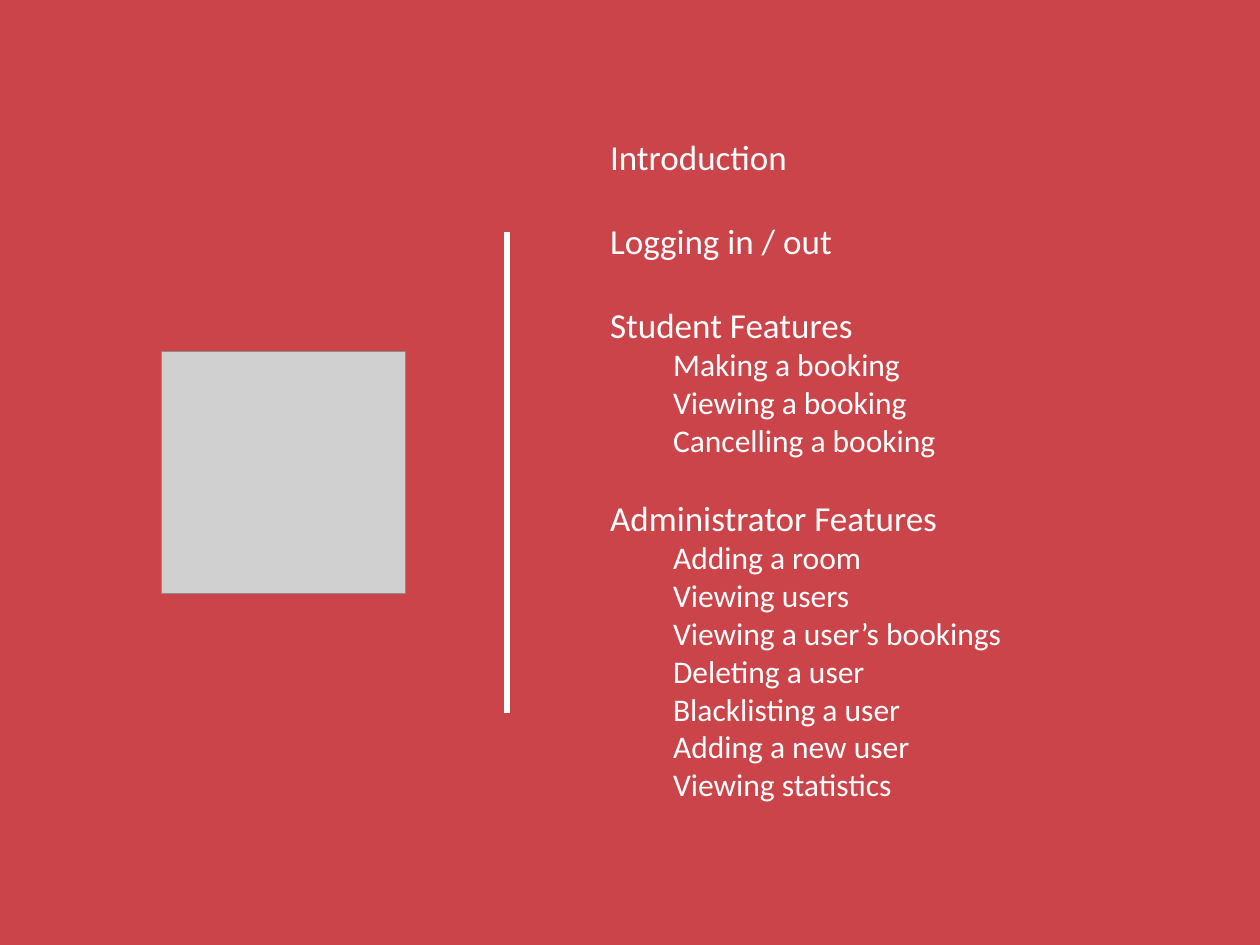
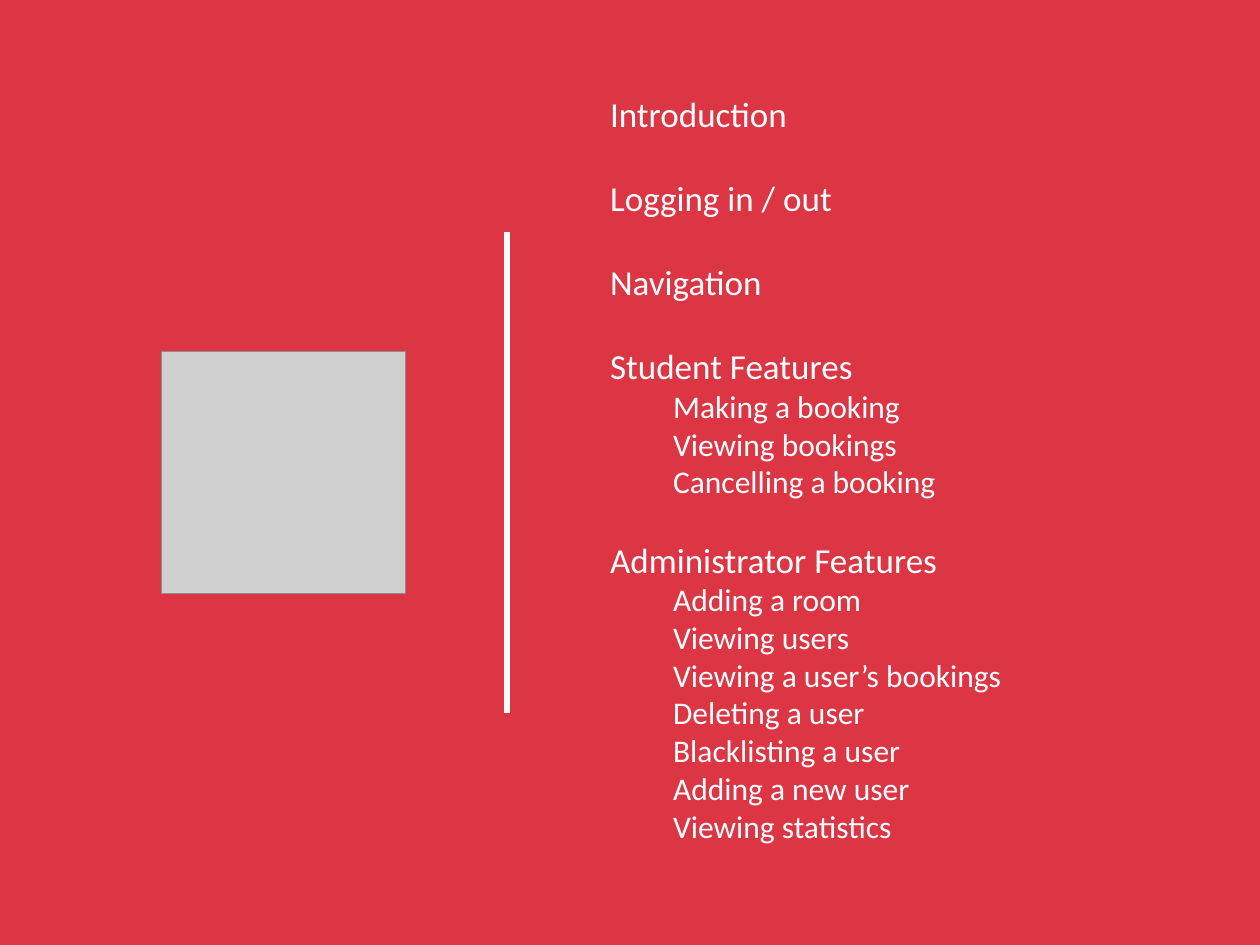
Before and after one commit to ah16165/University-Study-Space-Booking-App, a slide deck: slide 2 of Not_Main_Application/UserManual.pptx. Drawn at 1260x945 pixels with LibreOffice and Linux fonts; fonts in the diff are those of the drawing; grey boxes stand for pictures. Boxes give left, top, right and bottom in pixels: in the first picture for what was removed or moved away, otherwise in the second. Text is boxed around its words. In the diff, an @@ line names an element or a change of style, - is before the commit and + after.

Commit message:
More work on user manual

```diff
--- a/Not_Main_Application/UserManual.pptx
+++ b/Not_Main_Application/UserManual.pptx
@@ background #CB444A to #DC3544 @@
@@ text "Introduction": place and size @@
-text "Introduction" at [610,145,1001,802]
+text "Introduction" at [610,102,1001,844]
@@ text at [610,271,761,301]: paragraph added @@
+Navigation
@@ text at [673,434,897,462]: text changed @@
-Viewing a booking
+Viewing bookings
```
Also in this commit, not shown: 3 other slides changed, 30 slides added, 1 slide removed.
